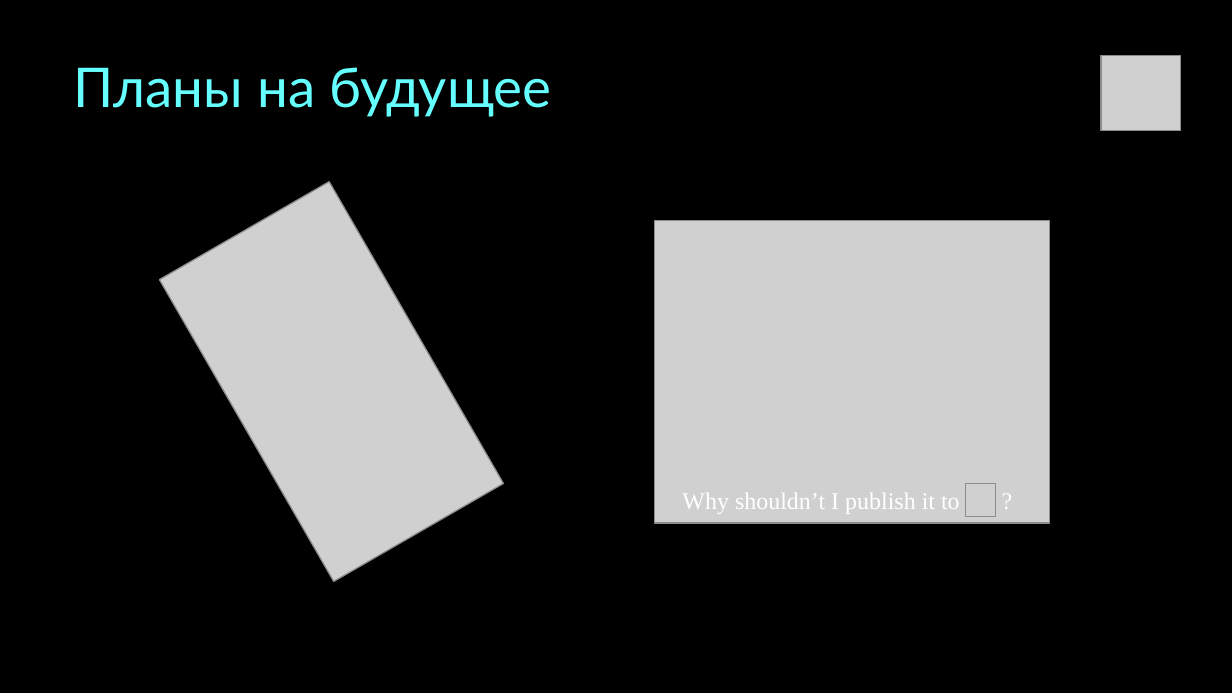
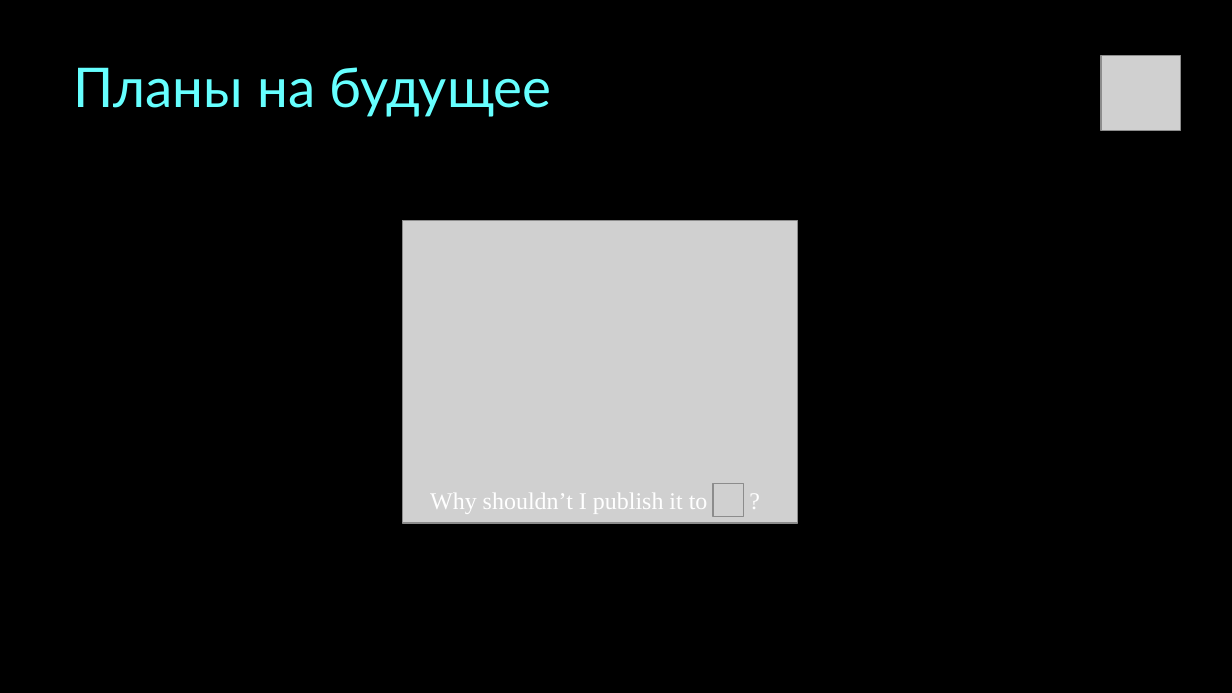
Before and after one commit to cubecrusher/Trance6-2, a slide deck: slide 11 of trjr.pptx. Drawn at 1232x693 pixels with LibreOffice and Linux fonts; fonts in the diff are those of the drawing; grey boxes stand for pictures. Boxes give left, top, right and bottom in pixels: in the first picture for what was removed or moved away, otherwise in the second. Text is boxed around its words. In the diff, an @@ line names an element or a change of style, - is before the commit and + after.

```diff
--- a/trjr.pptx
+++ b/trjr.pptx
@@ picture removed at [160,181,504,581] @@
@@ 2 pictures, 1 text: place and size @@
-2 pictures, 1 text at [654,221,1048,524]
+2 pictures, 1 text at [403,221,797,524]
```
Also in this commit, not shown: 8 other slides changed, 2 slides added, 2 slides removed.
